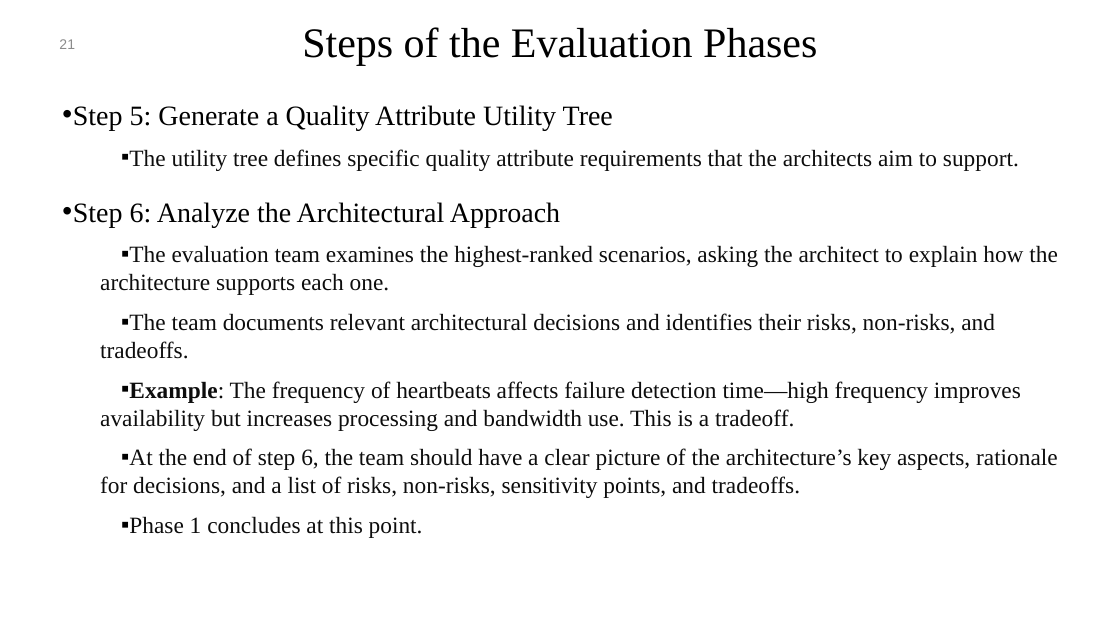
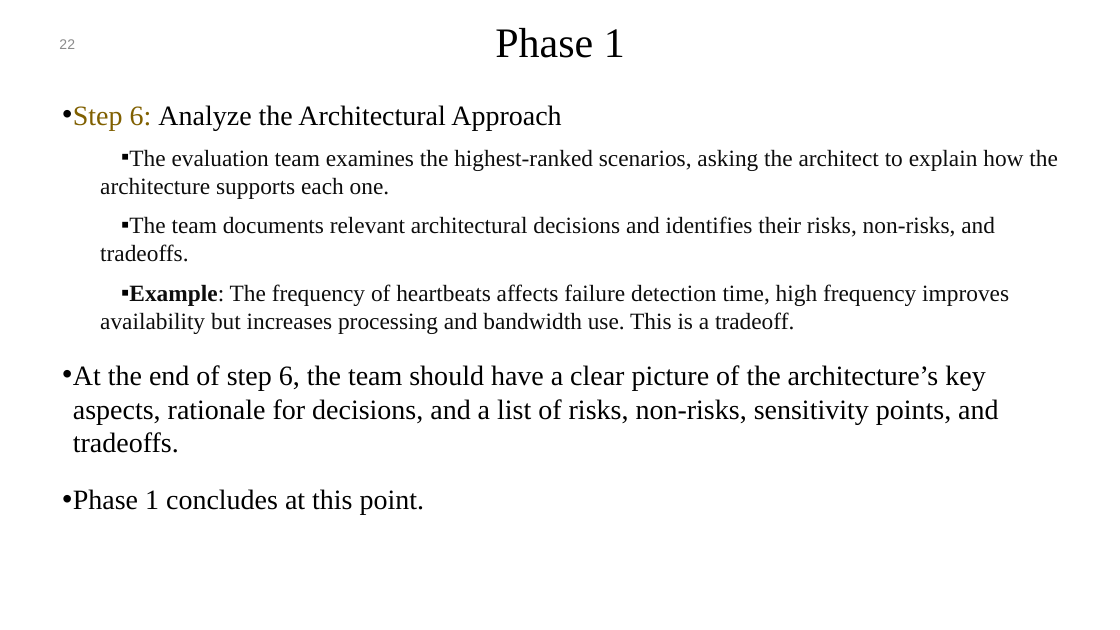
Before and after one commit to mohamad-khorsandi/slides-of-software-architecture-in-practice-4th-ed, a slide deck: slide 22 of chapter 21.pptx (slide 21 before the commit). Drawn at 1120x630 pixels with LibreOffice and Linux fonts; fonts in the diff are those of the drawing; background and template pictures are left out. Boxes give left, top, right and bottom in pixels: in the first picture for what was removed or moved away, otherwise in the second. Text is boxed around its words. In the diff, an @@ line names an element or a change of style, - is before the commit and + after.

```diff
--- a/chapter 21.pptx
+++ b/chapter 21.pptx
@@ title at (x1=495, y1=28, x2=625, y2=58): text changed @@
-Steps of the Evaluation Phases
+Phase 1
@@ page number at (x1=59, y1=39, x2=75, y2=49): text changed @@
-21
+22
@@ text at (x1=73, y1=105, x2=1019, y2=171): paragraphs removed @@
-• Step 5: Generate a Quality Attribute Utility Tree
-  ▪ The utility tree defines specific quality attribute requirements that the architects aim to support.
@@ text at (x1=73, y1=105, x2=998, y2=515): text colour #000000 to #806000 in "Step 6:"; size 20 to 24 pt, text colour #0D0D0D to #000000 in "At the end of step 6, the ...", "Phase 1 concludes at this point."; bullet ▪ to •; list level 2 to 1 in "At the end of step ..."; list level 2 to 1 in "Phase 1 concludes at this ..." @@
@@ text at (x1=100, y1=284, x2=1009, y2=334): text changed @@
-  ▪ Example: The frequency of heartbeats affects failure detection time—high frequency improves availability but increases processing and bandwidth use. This is a tradeoff.
+  ▪ Example: The frequency of heartbeats affects failure detection time, high frequency improves availability but increases processing and bandwidth use. This is a tradeoff.
```
Also in this commit, not shown: 15 other slides changed, 1 slide added, 7 other files.
